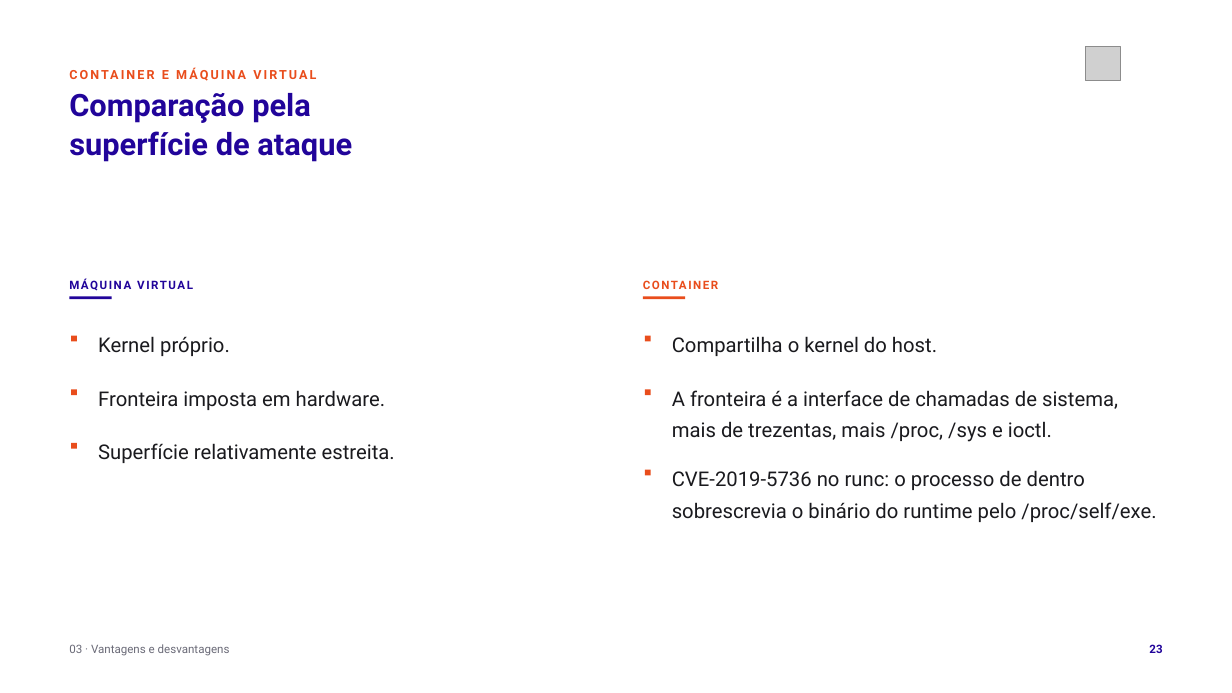
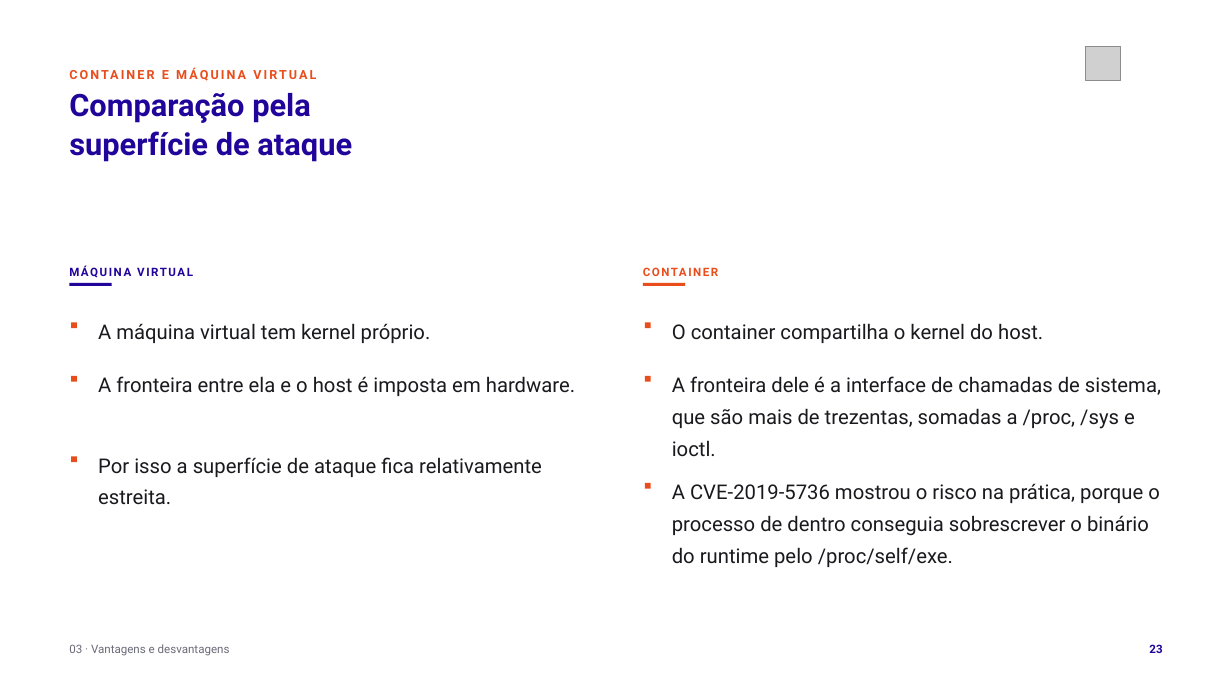
Before and after one commit to tcpassos/invite-app, a slide deck: slide 23 of trabalhos/T1-Docker-Invite-People.pptx. Drawn at 1232x693 pixels with LibreOffice and Linux fonts; fonts in the diff are those of the drawing; grey boxes stand for pictures. Boxes give left, top, right and bottom in pixels: in the first picture for what was removed or moved away, otherwise in the second. Text is boxed around its words. In the diff, an @@ line names an element or a change of style, - is before the commit and + after.

```diff
--- a/trabalhos/T1-Docker-Invite-People.pptx
+++ b/trabalhos/T1-Docker-Invite-People.pptx
@@ 4 rectangles, 2 texts: place and size @@
-4 rectangles, 2 texts at (69,275,1163,395)
+4 rectangles, 2 texts at (69,262,1163,382)
@@ rectangle: place and size @@
-rectangle at (71,335,77,341)
+rectangle at (71,323,77,328)
@@ text at (98,323,431,343): text changed @@
-Kernel próprio.
+A máquina virtual tem kernel próprio.
@@ rectangle: place and size @@
-rectangle at (645,335,651,341)
+rectangle at (645,323,651,328)
@@ text at (672,323,1043,343): text changed @@
-Compartilha o kernel do host.
+O container compartilha o kernel do host.
@@ text at (98,376,575,396): text changed @@
-Fronteira imposta em hardware.
+A fronteira entre ela e o host é imposta em hardware.
@@ text at (672,376,1161,457): text changed @@
-A fronteira é a interface de chamadas de sistema, mais de trezentas, mais /proc, /sys e ioctl.
+A fronteira dele é a interface de chamadas de sistema, que são mais de trezentas, somadas a /proc, /sys e ioctl.
@@ rectangle: place and size @@
-rectangle at (71,443,77,448)
+rectangle at (71,457,77,462)
@@ text at (98,457,542,504): text changed @@
-Superfície relativamente estreita.
+Por isso a superfície de ataque fica relativamente estreita.
@@ rectangle: place and size @@
-rectangle at (645,470,651,475)
+rectangle at (645,483,651,489)
@@ text at (672,483,1160,567): text changed @@
-CVE-2019-5736 no runc: o processo de dentro sobrescrevia o binário do runtime pelo /proc/self/exe.
+A CVE-2019-5736 mostrou o risco na prática, porque o processo de dentro conseguia sobrescrever o binário do runtime pelo /proc/self/exe.
```
Also in this commit, not shown: 8 other slides changed, 11 other files.
